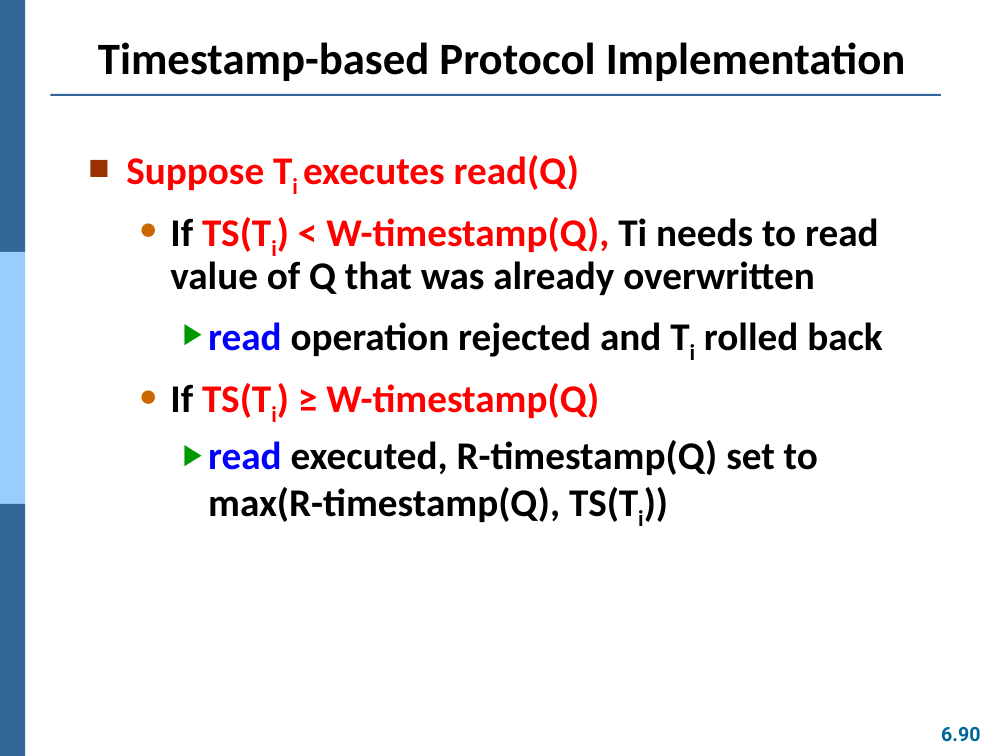
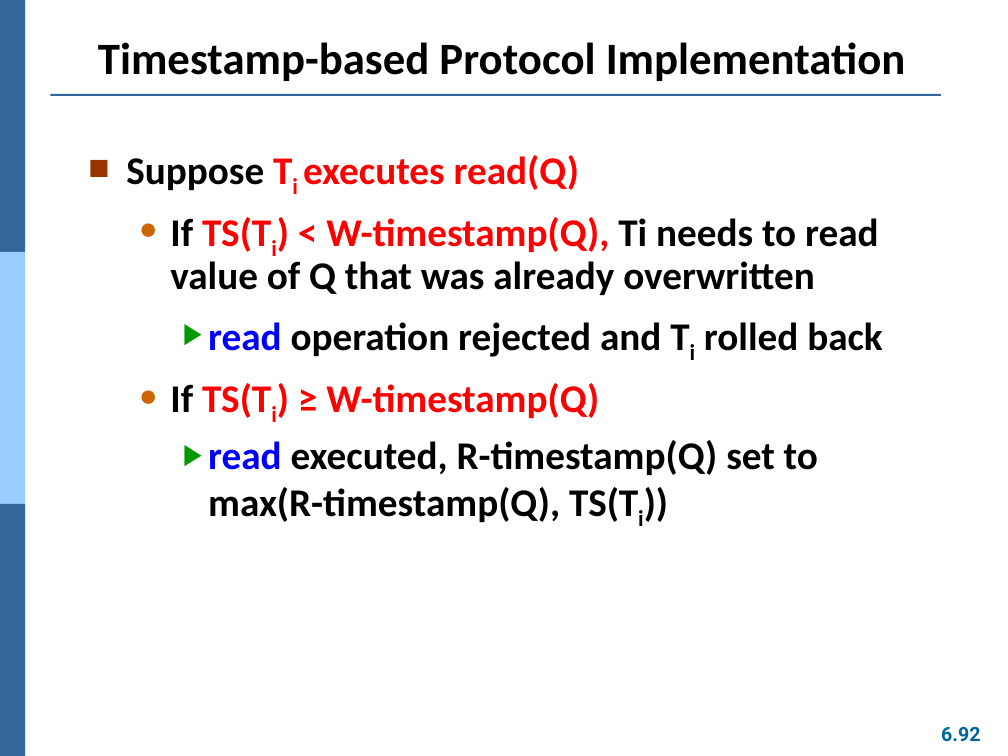
Before and after one commit to Yang09701194/OS_Learning, a slide deck: slide 92 of ch06.pptx (slide 90 before the commit). Drawn at 1008x756 pixels with LibreOffice and Linux fonts; fonts in the diff are those of the drawing. Boxes give left, top, right and bottom in pixels: in the first picture for what was removed or moved away, otherwise in the second. Text is boxed around its words. In the diff, an @@ line names an element or a change of style, - is before the commit and + after.

```diff
--- a/ch06.pptx
+++ b/ch06.pptx
@@ text at (x1=126, y1=155, x2=579, y2=190): text colour #FF0000 to #000000 in "Suppose" @@
@@ page number at (x1=941, y1=727, x2=980, y2=742): text changed @@
-6.90
+6.92
```
Also in this commit, not shown: 5 other slides changed, 2 slides added.
